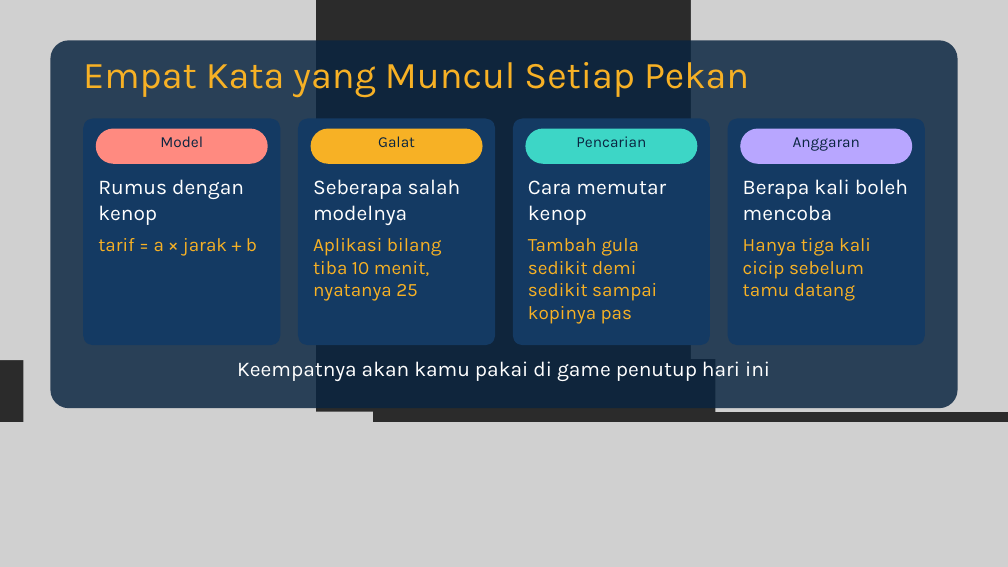
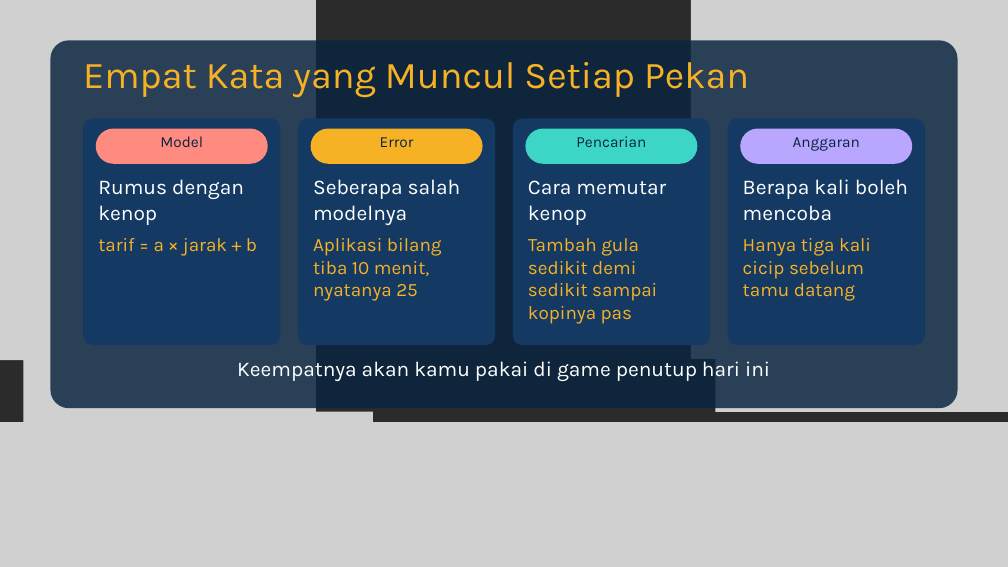
Before and after one commit to dafx7/COMPUTING-AI-ML-OPTIMIZATION, a slide deck: slide 11 of week0/slides/Pertemuan-0-Kickoff.pptx. Drawn at 1008x567 pixels with LibreOffice and Linux fonts; fonts in the diff are those of the drawing; grey boxes stand for pictures; background and template pictures are left out; a plain dark background stands for a picture behind light text. Boxes give left, top, right and bottom in pixels: in the first picture for what was removed or moved away, otherwise in the second. Text is boxed around its words. In the diff, an @@ line names an element or a change of style, - is before the commit and + after.

```diff
--- a/week0/slides/Pertemuan-0-Kickoff.pptx
+++ b/week0/slides/Pertemuan-0-Kickoff.pptx
@@ text at bbox=[380, 137, 414, 147]: text changed @@
-Galat
+Error
```
Also in this commit, not shown: 7 other slides changed, 10 other files.
